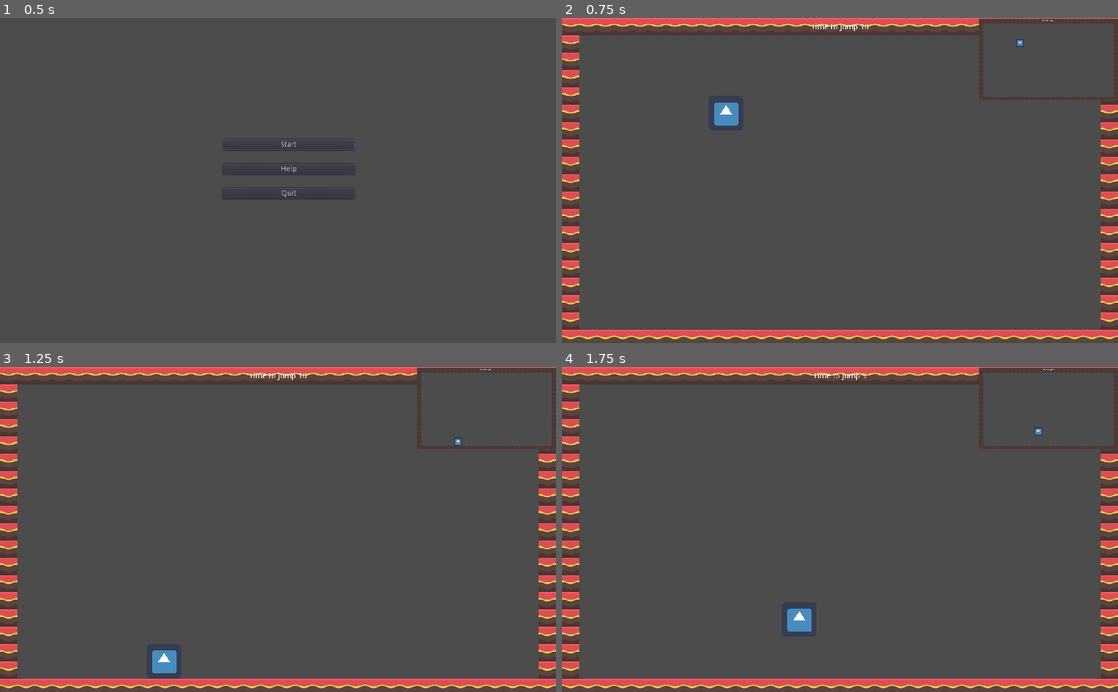
Above: before the commit, frames 1-4 (two rows, left to right).
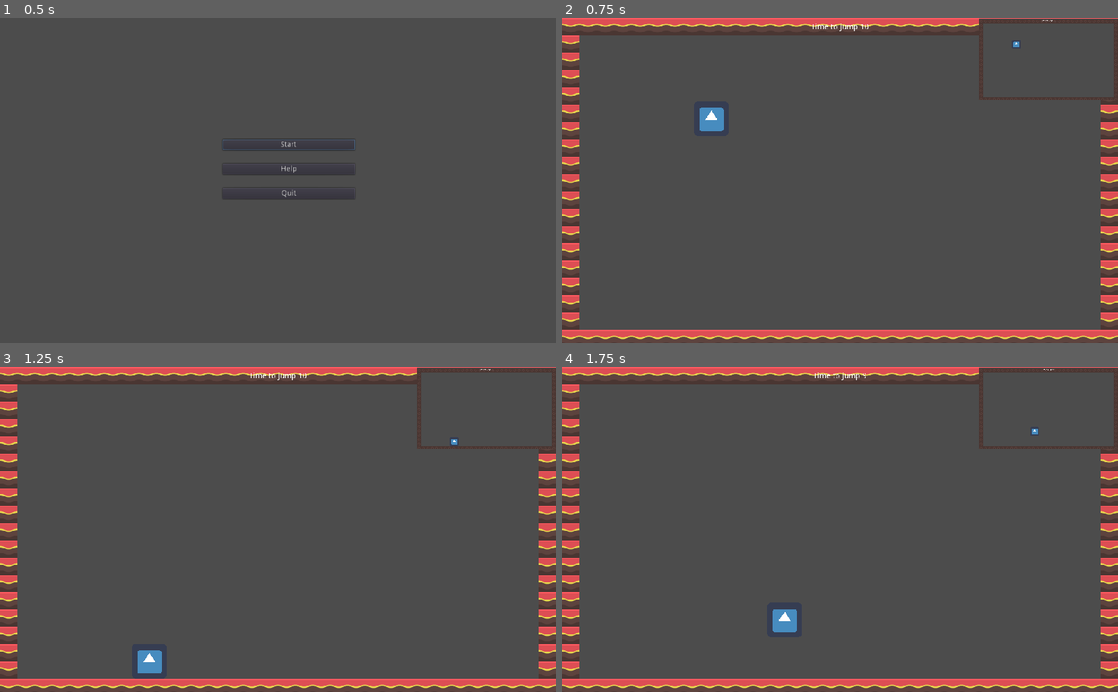
Above: after the commit, the same moments.

Repository: DanCorder/LudumDare51
Game: Godot game, scene res://Menu.tscn
Same seed, same stepped clock (60 frames per second), same inputs: the game is played once before the commit and once after it. The engine's default icon, where the game draws it, is replaced by a stand-in: a white triangle on a blue panel in a dark square. Sound files missing from this copy of the repository are replaced by a short silence.
Inputs:
- Up to frame 1 (0.5 s): no input
- Up to frame 2 (0.75 s): click "Start" at 0.5 s
- Up to frame 3 (1.25 s): no input
- Up to frame 4 (1.75 s): hold D (move_right) from 1.28 s (still down); tap Space (jump) at 1.52 s

Frame 1 is identical in both runs. In frame 2, 0.5% of the frame differs, in the area x 24-83%, y 6-35%; in frame 3, 0.4%; in frame 4, 0.4%.

Commit message:
refactor: move player to its own scene

Diff:
--- /dev/null
+++ b/Player.tscn
@@ -0,0 +1,19 @@
+[gd_scene load_steps=4 format=2]
+
+[ext_resource path="res://icon.png" type="Texture" id=1]
+[ext_resource path="res://CharacterController.gd" type="Script" id=2]
+
+[sub_resource type="RectangleShape2D" id=1]
+extents = Vector2( 32, 32 )
+
+[node name="Player" type="Node2D"]
+script = ExtResource( 2 )
+
+[node name="CollisionShape2D" type="CollisionShape2D" parent="."]
+shape = SubResource( 1 )
+
+[node name="Sprite" type="Sprite" parent="."]
+texture = ExtResource( 1 )
+
+[node name="Ghost" type="Sprite" parent="."]
+texture = ExtResource( 1 )
--- a/fullmap.tscn
+++ b/fullmap.tscn
@@ -1,15 +1,11 @@
-[gd_scene load_steps=9 format=2]
+[gd_scene load_steps=7 format=2]
 
 [ext_resource path="res://level1.tscn" type="PackedScene" id=1]
 [ext_resource path="res://gameUi.tscn" type="PackedScene" id=2]
 [ext_resource path="res://chiptune_fulldemo_1.mp3" type="AudioStream" id=3]
 [ext_resource path="res://fullmap.gd" type="Script" id=4]
-[ext_resource path="res://icon.png" type="Texture" id=5]
-[ext_resource path="res://CharacterController.gd" type="Script" id=6]
+[ext_resource path="res://Player.tscn" type="PackedScene" id=5]
 [ext_resource path="res://10seconds_song1_demo2_rock.mp3" type="AudioStream" id=7]
-
-[sub_resource type="RectangleShape2D" id=1]
-extents = Vector2( 32, 32 )
 
 [node name="Node2D" type="Node2D"]
 script = ExtResource( 4 )
@@ -22,19 +18,6 @@
 
 [node name="Gui" parent="CanvasLayer" instance=ExtResource( 2 )]
 
-[node name="Player" type="Node2D" parent="."]
-position = Vector2( 302, 132 )
-script = ExtResource( 6 )
-
-[node name="CollisionShape2D" type="CollisionShape2D" parent="Player"]
-shape = SubResource( 1 )
-
-[node name="Sprite" type="Sprite" parent="Player"]
-texture = ExtResource( 5 )
-
-[node name="Ghost" type="Sprite" parent="Player"]
-texture = ExtResource( 5 )
-
 [node name="HappyMusic" type="AudioStreamPlayer" parent="."]
 stream = ExtResource( 3 )
 volume_db = -10.0
@@ -45,5 +28,8 @@
 volume_db = -10.0
 autoplay = true
 
+[node name="Player" parent="." instance=ExtResource( 5 )]
+position = Vector2( 275, 142 )
+
 [connection signal="timeUpdate" from="." to="CanvasLayer/Gui" method="_on_Node2D_timeUpdate"]
 [connection signal="timeout" from="LevelSwitchTimer" to="." method="_on_LevelSwitchTimer_timeout"]
